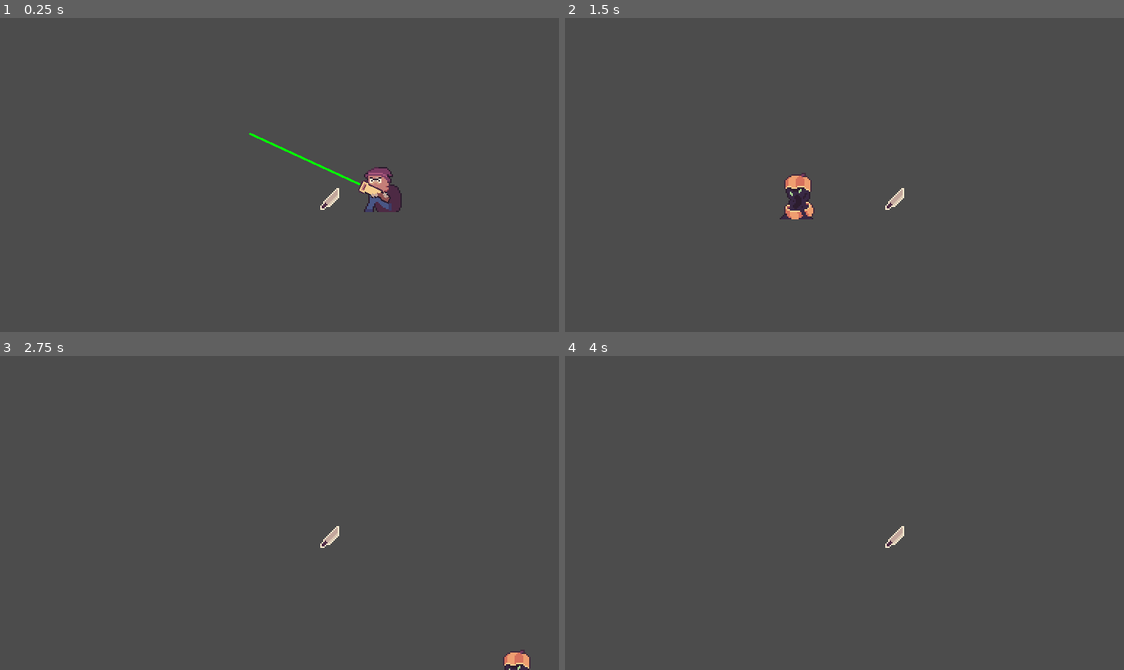
Above: before the commit, frames 1-4 (two rows, left to right).
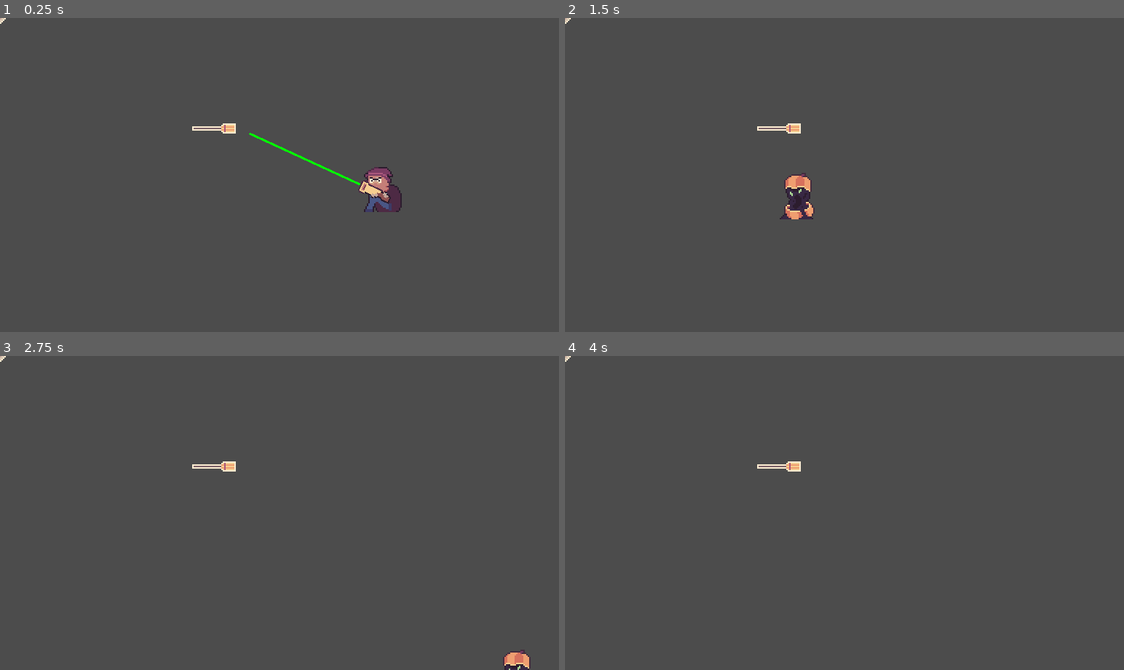
Above: after the commit, the same moments.

Repository: OceanBoy612/BrackeysJam2021
Game: Godot game, scene res://Code/TestScene/playground.tscn
Same seed, same stepped clock (60 frames per second), same inputs: the game is played once before the commit and once after it. The project has no main scene, so this scene is started directly.
Inputs (mouse positions are in pixels of both pictures, inside the frame that each line leads up to):
- Up to frame 1 (0.25 s): no input
- Up to frame 2 (1.5 s): tap Enter (ui_accept) at 0.5, 0.77 s; move the mouse to (967, 159) at 0.52 s; hold Right (ui_right) 0.53-1.28 s; move the mouse to (732, 190) at 1.27 s; hold Down (ui_down) from 1.28 s (still down)
- Up to frame 3 (2.75 s): tap Enter (ui_accept) at 1.52 s; move the mouse to (335, 443) at 2.02 s; release Down (ui_down) at 2.03 s; hold Right (ui_right) from 2.03 s (still down)
- Up to frame 4 (4 s): move the mouse to (816, 575) at 2.77 s; release Right (ui_right) at 2.78 s; hold Up (ui_up) 2.78-3.53 s; tap Enter (ui_accept) at 3.02, 3.5, 3.77 s; move the mouse to (1012, 560) at 3.52 s; hold Left (ui_left) from 3.53 s (still down)

The runs differ from the first frame. In frame 1, 0.3% of the frame differs, in the area x 0-61%, y 0-62%; in frame 2, 0.3%; in frame 3, 0.3%; in frame 4, 0.3%.

Commit message:
Setup Generic items

Diff:
--- /dev/null
+++ b/src/Code/Bullets/BroomBullet.tscn
@@ -0,0 +1,9 @@
+[gd_scene load_steps=3 format=2]
+
+[ext_resource path="res://Art/Pngs/Bullets/Broom.png" type="Texture" id=1]
+[ext_resource path="res://Code/Bullets/GenericBullet.tscn" type="PackedScene" id=2]
+
+[node name="BroomBullet" instance=ExtResource( 2 )]
+
+[node name="Sprite" parent="." index="1"]
+texture = ExtResource( 1 )
--- a/src/Code/Bullets/KnifeBullet.gd
+++ b/src/Code/Bullets/GenericBullet.gd
@@ -3,9 +3,11 @@
 
 export var speed = 300
 export var damage = 1
+export var rotation_speed = 6
 
-func _physics_process(_delta):
+func _physics_process(delta):
 	var _vel = move_and_slide(Vector2(1,0).rotated(rotation) * speed)
+	$Sprite.rotation +=  rotation_speed * delta
 
 	for i in get_slide_count():
 		var col: KinematicCollision2D = get_slide_collision(i)
--- /dev/null
+++ b/src/Code/Bullets/GenericBullet.tscn
@@ -0,0 +1,15 @@
+[gd_scene load_steps=3 format=2]
+
+[ext_resource path="res://Code/Bullets/GenericBullet.gd" type="Script" id=1]
+
+[sub_resource type="RectangleShape2D" id=1]
+
+[node name="GenericBullet" type="KinematicBody2D"]
+collision_layer = 8
+collision_mask = 5
+script = ExtResource( 1 )
+
+[node name="Shape" type="CollisionShape2D" parent="."]
+shape = SubResource( 1 )
+
+[node name="Sprite" type="Sprite" parent="."]
--- a/src/Code/Bullets/KnifeBullet.tscn
+++ b/src/Code/Bullets/KnifeBullet.tscn
@@ -1,17 +1,9 @@
-[gd_scene load_steps=4 format=2]
+[gd_scene load_steps=3 format=2]
 
-[ext_resource path="res://Code/Bullets/KnifeBullet.gd" type="Script" id=1]
+[ext_resource path="res://Code/Bullets/GenericBullet.tscn" type="PackedScene" id=1]
 [ext_resource path="res://Art/Pngs/Bullets/Knife.png" type="Texture" id=2]
 
-[sub_resource type="RectangleShape2D" id=1]
+[node name="KnifeBullet" instance=ExtResource( 1 )]
 
-[node name="KnifeBullet" type="KinematicBody2D"]
-collision_layer = 8
-collision_mask = 5
-script = ExtResource( 1 )
-
-[node name="Shape" type="CollisionShape2D" parent="."]
-shape = SubResource( 1 )
-
-[node name="Sprite" type="Sprite" parent="."]
+[node name="Sprite" parent="." index="1"]
 texture = ExtResource( 2 )
--- a/src/Code/Item.gd
+++ /dev/null
@@ -1,7 +0,0 @@
-extends Resource
-class_name Item
-
-
-export(String) var name
-#export(Texture) var texture
-export(PackedScene) var entity
--- /dev/null
+++ b/src/Code/Items/BroomItem.tscn
@@ -0,0 +1,10 @@
+[gd_scene load_steps=3 format=2]
+
+[ext_resource path="res://Code/Items/GenericItem.tscn" type="PackedScene" id=1]
+[ext_resource path="res://Art/Pngs/Bullets/Broom.png" type="Texture" id=2]
+
+[node name="BroomItem" instance=ExtResource( 1 )]
+item_name = "broom"
+
+[node name="Sprite" parent="." index="1"]
+texture = ExtResource( 2 )
--- /dev/null
+++ b/src/Code/Items/GenericItem.gd
@@ -0,0 +1,16 @@
+extends Area2D
+
+
+# Declare member variables here. Examples:
+# var a = 2
+# var b = "text"
+
+
+# Called when the node enters the scene tree for the first time.
+func _ready():
+	pass # Replace with function body.
+
+
+# Called every frame. 'delta' is the elapsed time since the previous frame.
+#func _process(delta):
+#	pass
--- /dev/null
+++ b/src/Code/Items/GenericItem.tscn
@@ -0,0 +1,32 @@
+[gd_scene load_steps=3 format=2]
+
+[sub_resource type="GDScript" id=1]
+script/source = "extends Area2D
+
+signal picked_up
+
+export var item_name = \"Null\"
+
+
+func _on_GenericItem_body_entered(body):
+	# item was picked up
+	print(\"TEST\")
+	if body.has_method(\"pickup_item\"):
+		print(item_name)
+		body.pickup_item(item_name)
+		emit_signal(\"picked_up\")
+		queue_free()
+"
+
+[sub_resource type="RectangleShape2D" id=2]
+
+[node name="GenericItem" type="Area2D"]
+script = SubResource( 1 )
+
+[node name="Shape" type="CollisionShape2D" parent="."]
+shape = SubResource( 2 )
+
+[node name="Sprite" type="Sprite" parent="."]
+
+[connection signal="body_entered" from="." to="." method="_on_KnifeItem_body_entered"]
+[connection signal="body_entered" from="." to="." method="_on_GenericItem_body_entered"]
--- a/src/Code/Items/KnifeItem.gd
+++ /dev/null
@@ -1,15 +0,0 @@
-extends Area2D
-
-signal picked_up
-
-export var item_name = "knife"
-
-
-
-func _on_KnifeItem_body_entered(body):
-	# item was picked up
-	if body.has_method("pickup_item"):
-		print(item_name)
-		body.pickup_item(item_name)
-		emit_signal("picked_up")
-		queue_free()
--- a/src/Code/Items/KnifeItem.tscn
+++ b/src/Code/Items/KnifeItem.tscn
@@ -1,17 +1,10 @@
-[gd_scene load_steps=4 format=2]
+[gd_scene load_steps=3 format=2]
 
 [ext_resource path="res://Art/Pngs/Bullets/Knife.png" type="Texture" id=1]
-[ext_resource path="res://Code/Items/KnifeItem.gd" type="Script" id=2]
+[ext_resource path="res://Code/Items/GenericItem.tscn" type="PackedScene" id=2]
 
-[sub_resource type="RectangleShape2D" id=1]
+[node name="KnifeItem" instance=ExtResource( 2 )]
+item_name = "knife"
 
-[node name="KnifeItem" type="Area2D"]
-script = ExtResource( 2 )
-
-[node name="Shape" type="CollisionShape2D" parent="."]
-shape = SubResource( 1 )
-
-[node name="Sprite" type="Sprite" parent="."]
+[node name="Sprite" parent="." index="1"]
 texture = ExtResource( 1 )
-
-[connection signal="body_entered" from="." to="." method="_on_KnifeItem_body_entered"]
--- a/src/Code/Managers/Globals.gd
+++ b/src/Code/Managers/Globals.gd
@@ -5,4 +5,5 @@
 
 onready var items = {
 	"knife": preload("res://Code/Bullets/KnifeBullet.tscn"),
+	"broom": preload("res://Code/Bullets/BroomBullet.tscn"),
 }
--- a/src/Code/Items/EntityBase.tscn
+++ b/src/Code/OldStuff/EntityBase.tscn
@@ -1,6 +1,6 @@
 [gd_scene load_steps=5 format=2]
 
-[ext_resource path="res://Code/Items/EntityBase.gd" type="Script" id=1]
+[ext_resource path="res://Code/OldStuff/EntityBase.gd" type="Script" id=1]
 [ext_resource path="res://Art/Spriteframes/GodotFace_spriteframes.tres" type="SpriteFrames" id=2]
 
 [sub_resource type="RectangleShape2D" id=1]
--- a/src/Code/TestScene/playground.tscn
+++ b/src/Code/TestScene/playground.tscn
@@ -1,8 +1,9 @@
-[gd_scene load_steps=4 format=2]
+[gd_scene load_steps=5 format=2]
 
 [ext_resource path="res://Code/Player/Player.tscn" type="PackedScene" id=1]
 [ext_resource path="res://Code/Items/KnifeItem.tscn" type="PackedScene" id=2]
 [ext_resource path="res://Code/Spawner/Spawner.tscn" type="PackedScene" id=3]
+[ext_resource path="res://Code/Items/BroomItem.tscn" type="PackedScene" id=4]
 
 [node name="Node2D" type="Node2D"]
 
@@ -15,5 +16,7 @@
 collision_mask = 1
 reload_time_msecs = 100
 
-[node name="Knife" parent="." instance=ExtResource( 2 )]
-position = Vector2( 227.196, 125.067 )
+[node name="KnifeItem" parent="." instance=ExtResource( 2 )]
+
+[node name="BroomItem" parent="." instance=ExtResource( 4 )]
+position = Vector2( 147.127, 75.2663 )
--- a/src/project.godot
+++ b/src/project.godot
@@ -12,12 +12,7 @@
 "base": "KinematicBody2D",
 "class": "EntityBase",
 "language": "GDScript",
-"path": "res://Code/Items/EntityBase.gd"
-}, {
-"base": "Resource",
-"class": "Item",
-"language": "GDScript",
-"path": "res://Code/Item.gd"
+"path": "res://Code/OldStuff/EntityBase.gd"
 }, {
 "base": "KinematicBody2D",
 "class": "Player",
@@ -26,7 +21,6 @@
 } ]
 _global_script_class_icons={
 "EntityBase": "",
-"Item": "",
 "Player": ""
 }
 
@@ -106,8 +100,6 @@
 2d_physics/layer_1="World"
 2d_physics/layer_2="Player"
 2d_physics/layer_3="Entity"
-2d_physics/layer_4="Bullets"
-2d_physics/layer_5="Items"
 
 [physics]
 
Renamed: src/Code/Items/EntityBase.gd -> src/Code/OldStuff/EntityBase.gd
